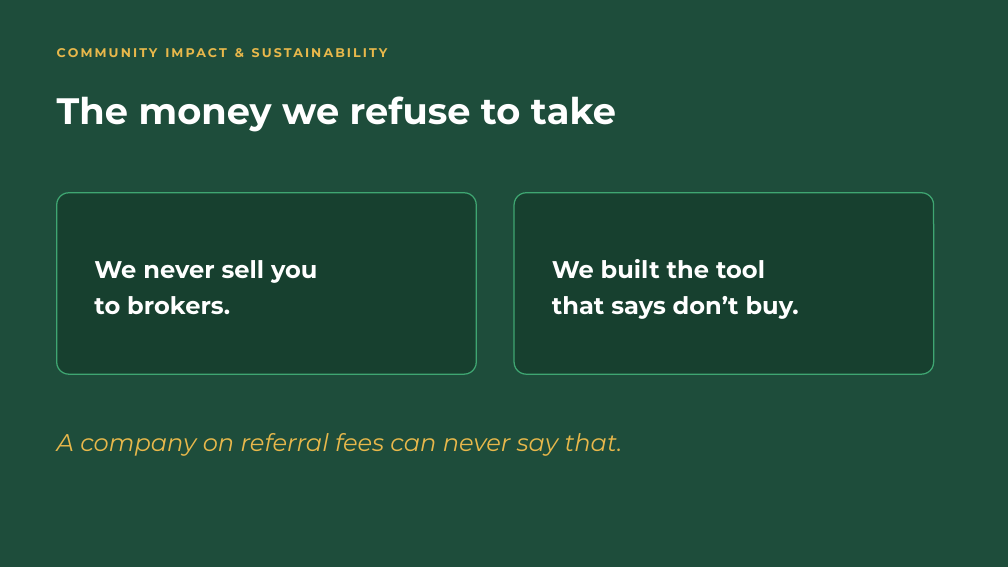
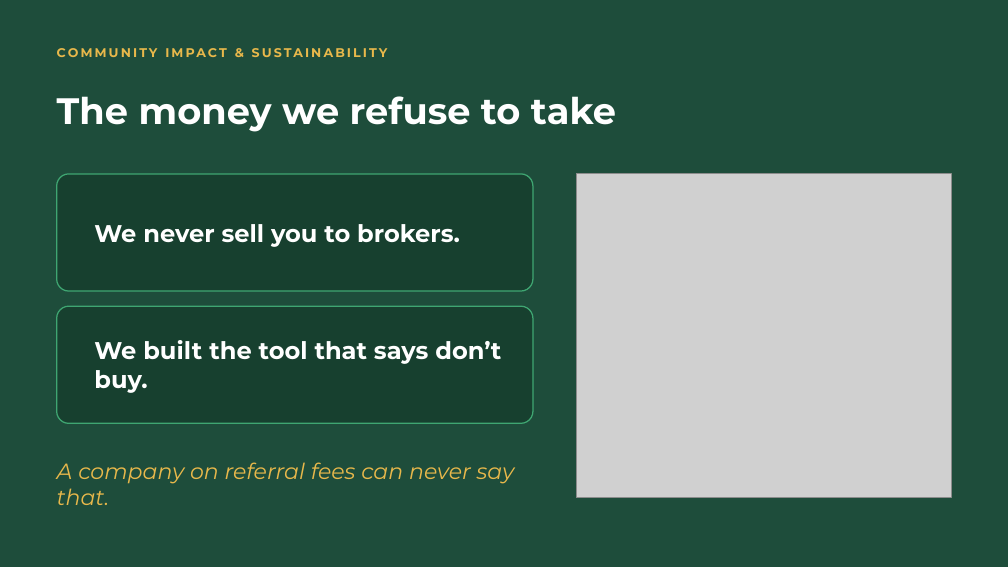
Before and after one commit to jasonmwong603/Claude-Code, a slide deck: slide 8 of apps/keydate/pitch/KeyDate-JCI-Edmonton-Montserrat.pptx. Drawn at 1008x567 pixels with LibreOffice and Linux fonts; fonts in the diff are those of the drawing; grey boxes stand for pictures. Boxes give left, top, right and bottom in pixels: in the first picture for what was removed or moved away, otherwise in the second. Text is boxed around its words. In the diff, an @@ line names an element or a change of style, - is before the commit and + after.

```diff
--- a/apps/keydate/pitch/KeyDate-JCI-Edmonton-Montserrat.pptx
+++ b/apps/keydate/pitch/KeyDate-JCI-Edmonton-Montserrat.pptx
@@ rounded rectangle: place and size @@
-rounded rectangle at box(57, 193, 476, 374)
+rounded rectangle at box(57, 174, 533, 291)
@@ rounded rectangle at box(57, 174, 533, 291): proportions changed @@
@@ picture added at box(576, 174, 951, 498) @@
@@ text at box(94, 224, 460, 247): text changed @@
-We never sell you
-to brokers.
+We never sell you to brokers.
@@ rounded rectangle at box(57, 306, 533, 423): proportions changed @@
@@ rounded rectangle: place and size @@
-rounded rectangle at box(514, 193, 934, 374)
+rounded rectangle at box(57, 306, 533, 423)
@@ text at box(94, 340, 501, 393): text changed @@
-We built the tool
-that says don’t buy.
+We built the tool that says don’t buy.
@@ text "A company on referral fees ...": place and size @@
-text "A company on referral fees ..." at box(57, 433, 623, 456)
+text "A company on referral fees ..." at box(57, 462, 515, 505)
@@ text "A company on referral fees ..." at box(57, 462, 515, 505): size 23 to 21 pt @@
```
Also in this commit, not shown: 1 other slide changed, 7 other files.
